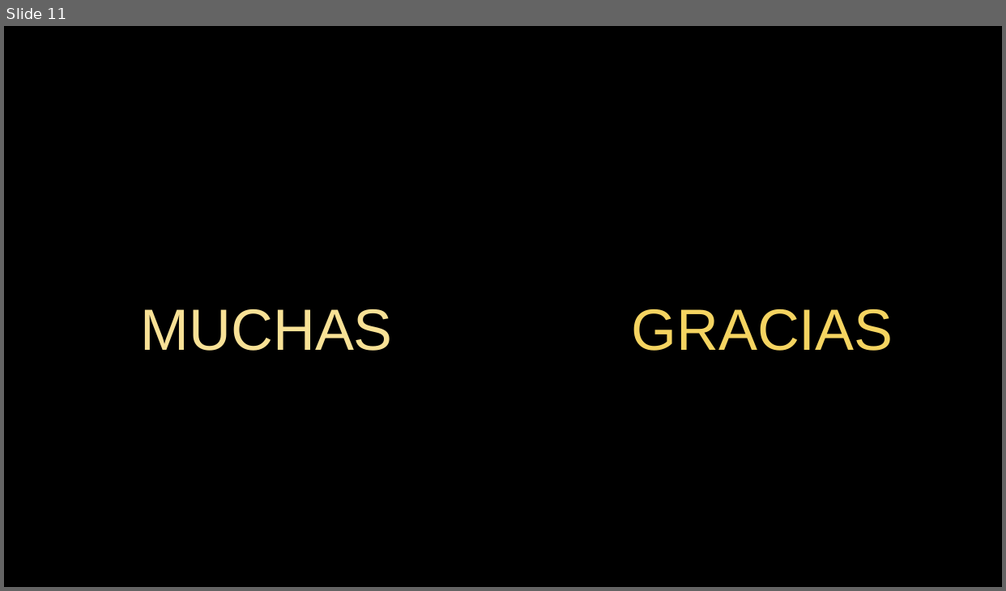
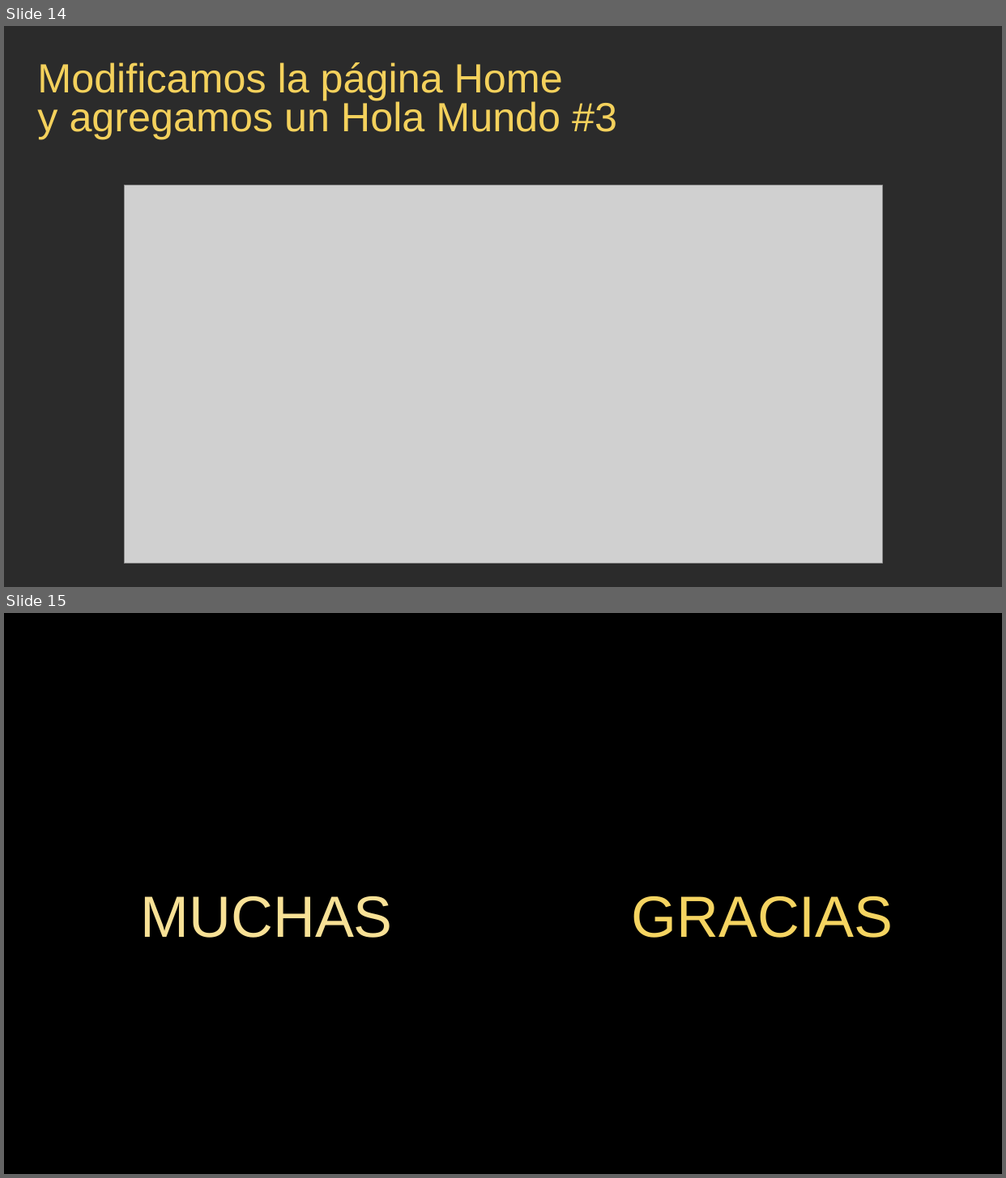
Before and after one commit to ProfeSantiago/dotNetCore, a slide deck: 13) .Net MAUI/Primer App MAUI Blazor Híbrida (2024).pptx. Shown one above the other, each under a label of ours: slide 11 before the commit, slides 14 and 15 after it. The pictures are 1006x591 and 1006x1178 pixels, drawn with LibreOffice and Linux fonts; fonts in the diff are those of the drawing; grey boxes stand for pictures; background and template pictures are left out; a plain dark background stands for a picture behind light text. Boxes give left, top, right and bottom in pixels: in the first picture for what was removed or moved away, otherwise in the second. Text is boxed around its words. In the diff, an @@ line names an element or a change of style, - is before the commit and + after.

```diff
--- a/13) .Net MAUI/Primer App MAUI Blazor Híbrida (2024).pptx
+++ b/13) .Net MAUI/Primer App MAUI Blazor Híbrida (2024).pptx
@@ slide 14 added at (4,26,1002,587), background picture (left out) @@
@@ text added at (37,62,617,139), 78.4 pt, text #F4D15C @@
+Modificamos la página Home
+y agregamos un Hola Mundo #3
@@ picture added at (124,185,882,563) @@
@@ what was slide 11 is now slide 15 @@
```
Also in this commit, not shown: 3 other slides added, 32 other files.
